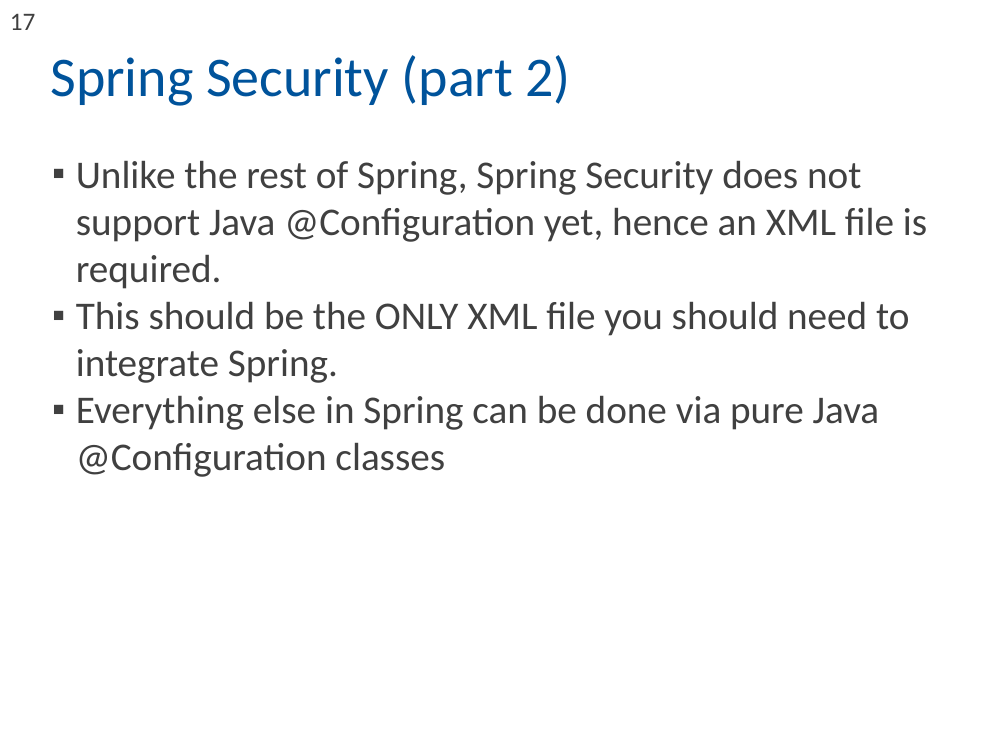
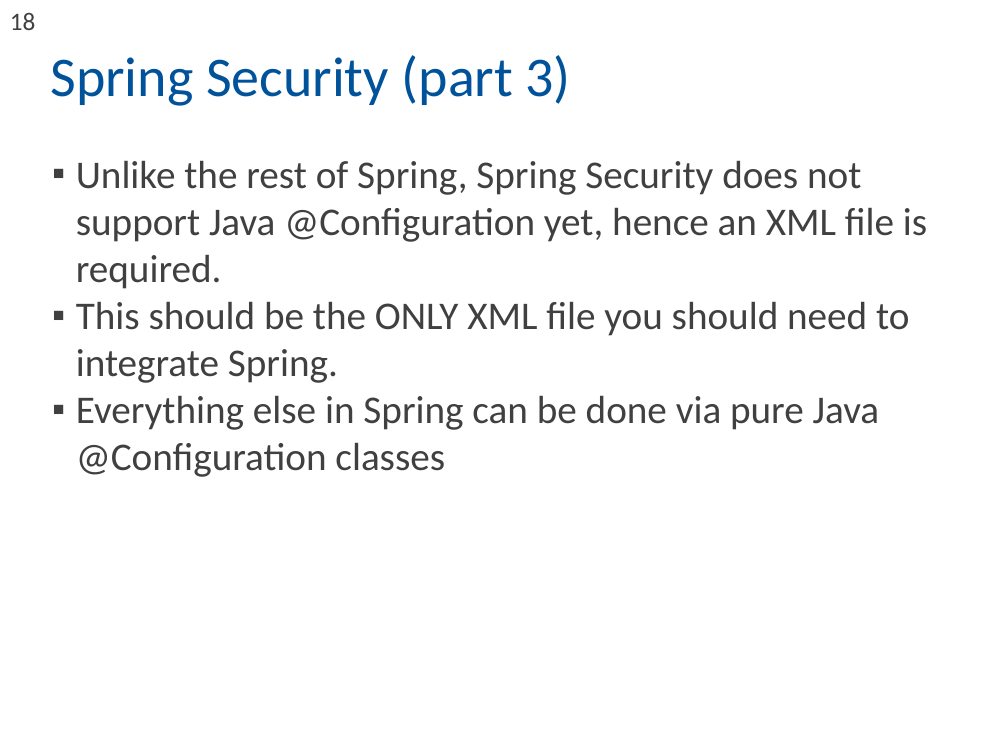
Before and after one commit to jacek99/dropwizard-spring-di-security-onejar-example, a slide deck: slide 18 of Dropwizard_Spring.odp (slide 17 before the commit). Drawn at 1008x756 pixels with LibreOffice and Linux fonts; fonts in the diff are those of the drawing; background and template pictures are left out. Boxes give left, top, right and bottom in pixels: in the first picture for what was removed or moved away, otherwise in the second. Text is boxed around its words. In the diff, an @@ line names an element or a change of style, - is before the commit and + after.

```diff
--- a/Dropwizard_Spring.odp
+++ b/Dropwizard_Spring.odp
@@ page number at bbox=[10, 13, 36, 30]: text changed @@
-17
+18
@@ text at bbox=[50, 55, 571, 106]: text changed @@
-Spring Security (part 2)
+Spring Security (part 3)
```
Also in this commit, not shown: 2 other slides changed, 1 slide added, 1 other file.
